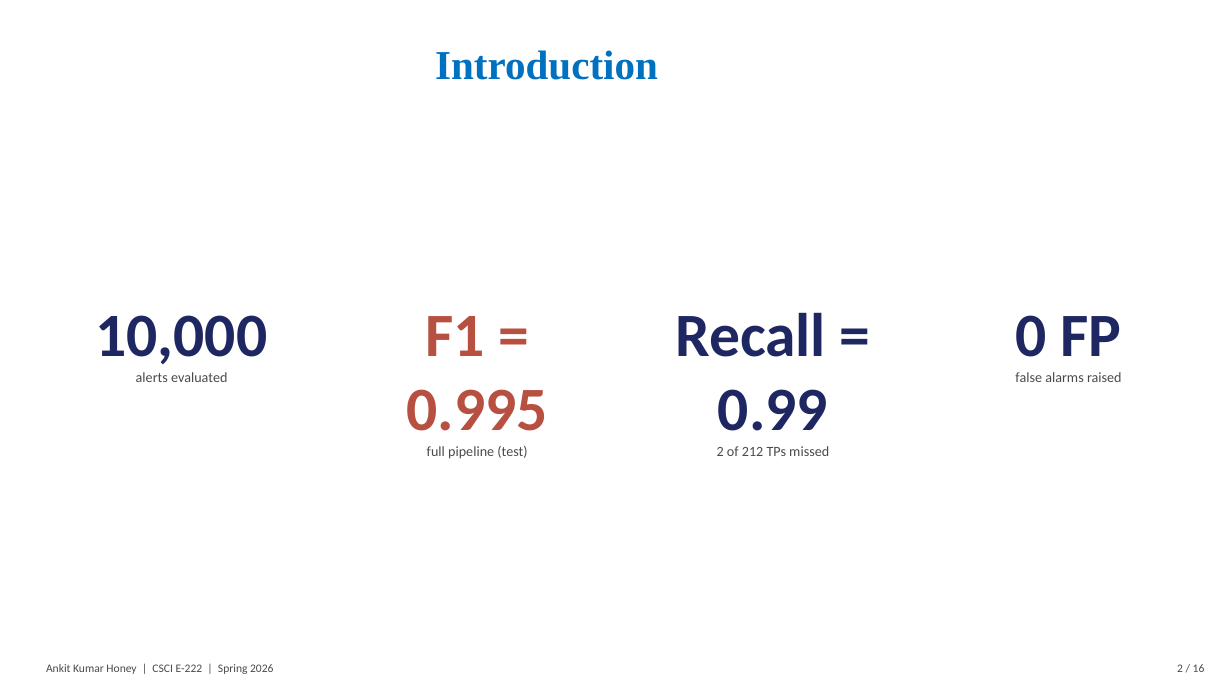
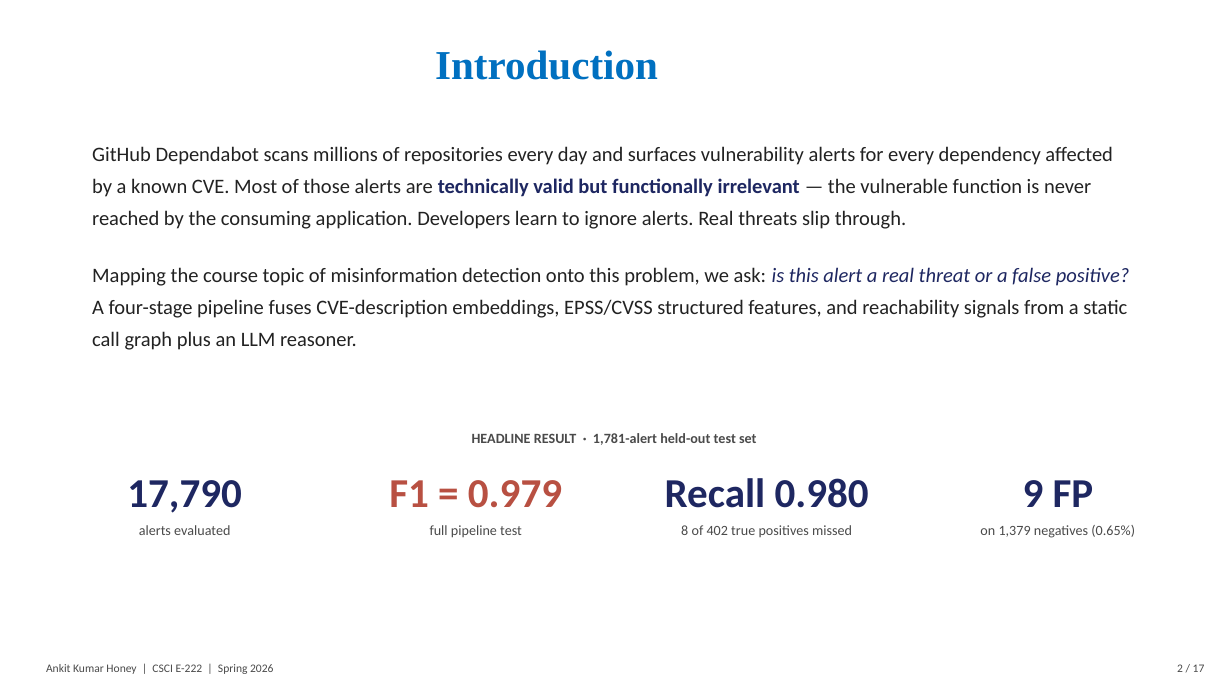
Before and after one commit to honeyankit/reachability-llm, a slide deck: slide 2 of reports/FalsePositive_SupplyChain_Honey.pptx. Drawn at 1232x693 pixels with LibreOffice and Linux fonts; fonts in the diff are those of the drawing. Boxes give left, top, right and bottom in pixels: in the first picture for what was removed or moved away, otherwise in the second. Text is boxed around its words. In the diff, an @@ line names an element or a change of style, - is before the commit and + after.

```diff
--- a/reports/FalsePositive_SupplyChain_Honey.pptx
+++ b/reports/FalsePositive_SupplyChain_Honey.pptx
@@ text added at [92,146,1129,318], 16 pt, text #222222 @@
+GitHub Dependabot scans millions of repositories every day and surfaces vulnerability alerts for every dependency affected by a known CVE. Most of those alerts are technically valid but functionally irrelevant — the vulnerable function is never reached by the consuming application. Developers learn to ignore alerts. Real threats slip through.
+Mapping the course topic of misinformation detection onto this problem, we ask: is this alert a real threat or a false positive? A four-stage pipeline fuses CVE-description embeddings, EPSS/CVSS structured features, and reachability signals from a static call graph plus an LLM reasoner.
@@ text removed at [96,315,268,382] @@
-10,000
-alerts evaluated
@@ text removed at [675,312,829,456] @@
-Recall = 0.99
-2 of 212 TPs missed
@@ text removed at [1015,315,1122,382] @@
-0 FP
-false alarms raised
@@ text added at [472,433,757,445], 11 pt, text #4A4A4A, bold @@
+HEADLINE RESULT · 1,781-alert held-out test set
@@ text added at [665,478,869,537], 11 pt, text #4A4A4A @@
+Recall 0.980
+8 of 402 true positives missed
@@ text added at [127,480,242,535], 11 pt, text #4A4A4A @@
+17,790
+alerts evaluated
@@ text at [389,480,562,538]: text changed @@
-F1 = 0.995
-full pipeline (test)
+F1 = 0.979
+full pipeline test
@@ text added at [980,480,1135,538], 11 pt, text #4A4A4A @@
+9 FP
+on 1,379 negatives (0.65%)
@@ text at [1177,664,1205,672]: text changed @@
-2 / 16
+2 / 17
```
Also in this commit, not shown: 14 other slides changed, 2 slides added, 1 slide removed, 5 other files.
